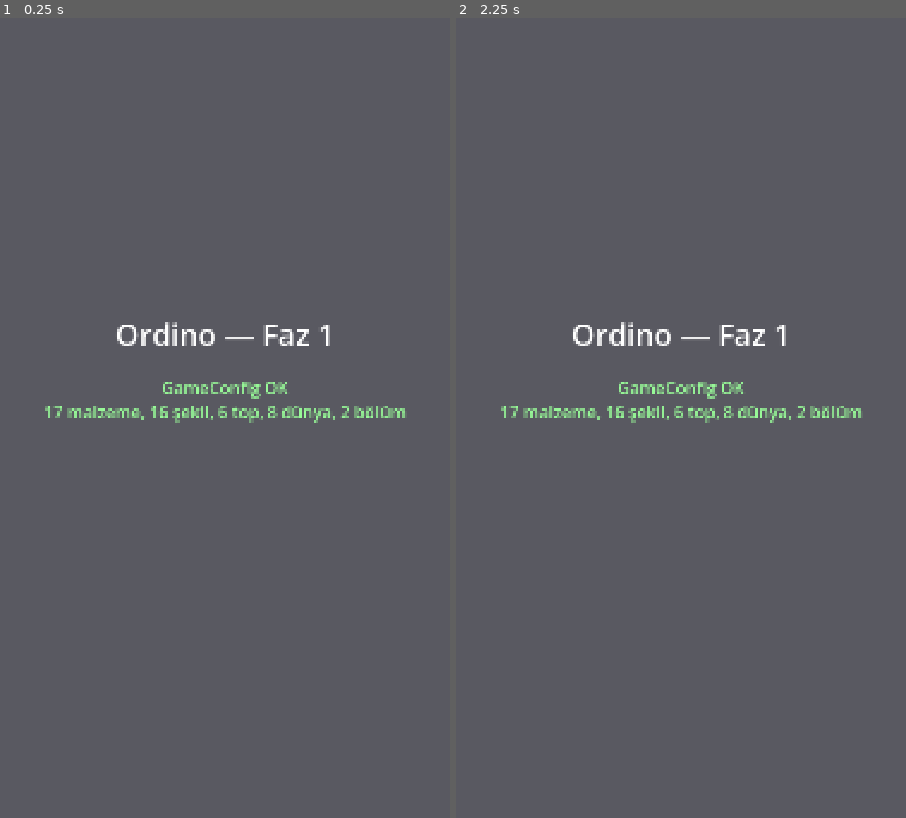
Above: before the commit, frames 1-2 (left to right).
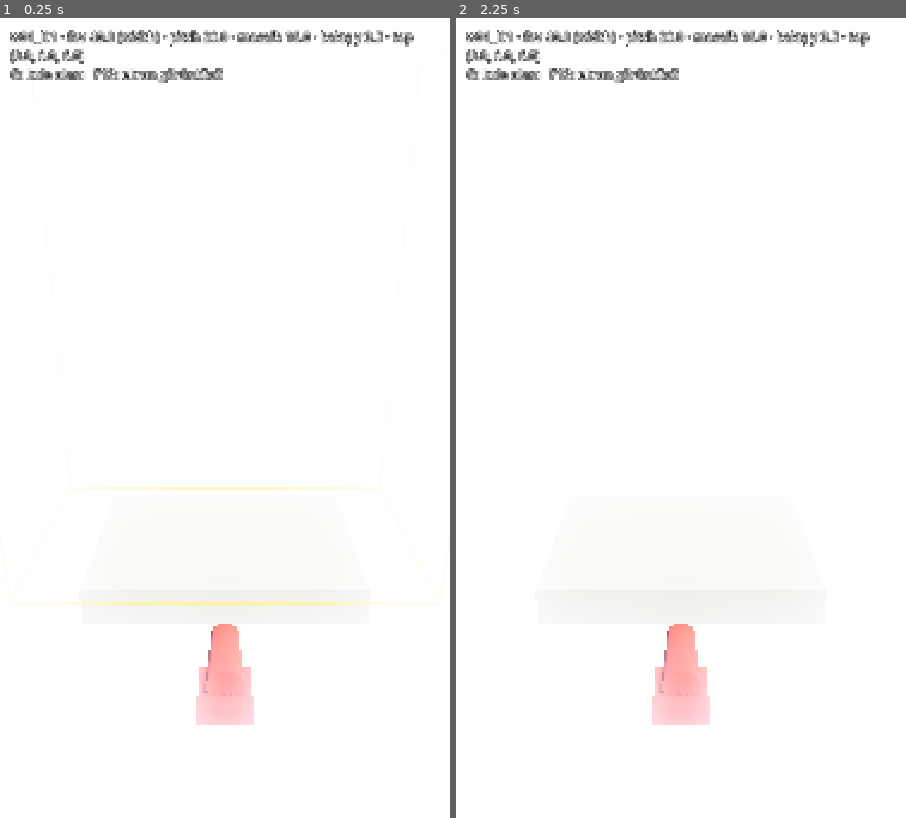
Above: after the commit, the same moments.

Repository: SenaAkyuz/gulleOyunu
Game: Godot game, scene res://src/main.tscn
Two runs of this game, one before a commit and one after it. Both use one fixed random seed, a clock stepped at 60 frames per second and the inputs below.
Inputs:
- Up to frame 1 (0.25 s): no input
- Up to frame 2 (2.25 s): tap Enter at 0.5, 2 s; tap G at 0.6, 1.35, 2.1 s; tap Space at 1.25 s

The runs differ from the first frame. In frame 1, 100% of the frame differs, in the area x 0-100%, y 0-100%; in frame 2, 100%.

Commit message:
Phase 1 step 3: level scene with fixed camera, platform, cannon placeholder
- LevelCamera built from rules.camera (+ level camera_override), keep_aspect width
- Platform sized from level JSON, physics from new rules.platform
- Cannon placeholder at rules.cannon.position, play-area guide (G key)
- DevTools autoload: F12 screenshot, --auto-screenshot for automated framing checks
- main scene jumps to the level when GameConfig is valid

Co-Authored-By: Claude Opus 5.5 <noreply@anthropic.com>

Diff:
--- a/game_data/rules.json
+++ b/game_data/rules.json
@@ -87,7 +87,16 @@
     "spark_min_impulse": 4.0,
     "_doc_taslak": "shake_trauma_per_impulse ve spark_min_impulse taslak; Faz 1 Adim 10-11'de Dev Panel ile ayarlanacak"
   },
+  "platform": {
+    "thickness": 1.0,
+    "friction": 0.8,
+    "bounce": 0.05,
+    "_doc": "Platform (kaide) fizik degerleri. Boyut (width x depth) bolum JSON'undan gelir; ust yuzey y=0."
+  },
   "dev": {
+    "start_level_id": "w01_l01",
+    "play_area_guide": { "min": [-5, 0, -3], "max": [5, 12, 3] },
+    "_doc_dev_guide": "start_level_id: F5 ile acilan bolum. play_area_guide: G tusuyla gosterilen oynanabilir kule alani (docs/03 2).",
     "stress_block_count": 120,
     "_doc": "Gelistirici araclari. stress_block_count: P tusuyla kurulan performans test kulesindeki blok sayisi (S-008)."
   },
--- a/project.godot
+++ b/project.godot
@@ -19,6 +19,7 @@
 
 EventBus="*res://src/autoload/event_bus.gd"
 GameConfig="*res://src/autoload/game_config.gd"
+DevTools="*res://src/autoload/dev_tools.gd"
 
 [display]
 
--- /dev/null
+++ b/src/autoload/dev_tools.gd
@@ -0,0 +1,48 @@
+extends Node
+## Developer helpers (debug builds only):
+## - F12: save a screenshot to res://_screenshots/ (git-ignored, Godot-ignored)
+## - command line "-- --auto-screenshot": save one screenshot shortly after start, then quit
+##   (lets Claude check the framing without a human).
+
+const SHOT_DIR := "res://_screenshots/"
+const AUTO_SHOT_ARG := "--auto-screenshot"
+## Frames to wait so the scene has rendered at least once with final camera/lighting.
+const AUTO_SHOT_DELAY_FRAMES := 20
+
+
+func _ready() -> void:
+	if not OS.is_debug_build():
+		set_process_unhandled_input(false)
+		return
+	if OS.get_cmdline_user_args().has(AUTO_SHOT_ARG):
+		_auto_screenshot()
+
+
+func _unhandled_input(event: InputEvent) -> void:
+	var key := event as InputEventKey
+	if key and key.pressed and not key.echo and key.keycode == KEY_F12:
+		save_screenshot()
+
+
+func save_screenshot() -> String:
+	var dir_abs := ProjectSettings.globalize_path(SHOT_DIR)
+	DirAccess.make_dir_recursive_absolute(dir_abs)
+	var gdignore := dir_abs.path_join(".gdignore")
+	if not FileAccess.file_exists(gdignore):
+		FileAccess.open(gdignore, FileAccess.WRITE).close()
+	var stamp := Time.get_datetime_string_from_system().replace(":", "-")
+	var path := dir_abs.path_join("shot_%s.png" % stamp)
+	var img := get_viewport().get_texture().get_image()
+	var err := img.save_png(path)
+	if err == OK:
+		print("Ekran görüntüsü kaydedildi: ", path)
+	else:
+		push_error("Ekran görüntüsü kaydedilemedi: %s (%s)" % [path, error_string(err)])
+	return path
+
+
+func _auto_screenshot() -> void:
+	for i in AUTO_SHOT_DELAY_FRAMES:
+		await get_tree().process_frame
+	save_screenshot()
+	get_tree().quit()
--- a/src/autoload/game_config.gd
+++ b/src/autoload/game_config.gd
@@ -20,7 +20,8 @@
 	"camera.look_at_height", "camera.keep_aspect",
 	"feel.shake_max_offset", "feel.shake_max_rotation_deg", "feel.shake_decay",
 	"feel.max_concurrent_bursts", "feel.shake_trauma_per_impulse", "feel.spark_min_impulse",
-	"dev.stress_block_count",
+	"platform.thickness", "platform.friction", "platform.bounce",
+	"dev.start_level_id", "dev.play_area_guide", "dev.stress_block_count",
 ]
 const VALID_AIM_MODES: PackedStringArray = ["tap_target", "drag_release"]
 const VALID_EDGE_RULES: PackedStringArray = ["com_outside_platform"]
--- /dev/null
+++ b/src/gameplay/level/level.tscn
@@ -0,0 +1,81 @@
+[gd_scene format=3]
+
+[ext_resource type="Script" path="res://src/gameplay/level/level_loader.gd" id="1_loader"]
+[ext_resource type="Script" path="res://src/gameplay/level/level_camera.gd" id="2_camera"]
+[ext_resource type="Script" path="res://src/gameplay/world/platform.gd" id="3_platform"]
+
+[sub_resource type="Environment" id="Env_grey"]
+background_mode = 1
+background_color = Color(0.55, 0.68, 0.78, 1)
+ambient_light_source = 2
+ambient_light_color = Color(0.75, 0.78, 0.82, 1)
+ambient_light_energy = 0.6
+tonemap_mode = 3
+glow_enabled = true
+
+[sub_resource type="StandardMaterial3D" id="Mat_cannon"]
+albedo_color = Color(0.7, 0.15, 0.12, 1)
+
+[sub_resource type="CylinderMesh" id="Mesh_barrel"]
+material = SubResource("Mat_cannon")
+top_radius = 0.28
+bottom_radius = 0.35
+height = 1.4
+
+[sub_resource type="BoxMesh" id="Mesh_cannon_base"]
+material = SubResource("Mat_cannon")
+size = Vector3(1, 0.4, 1)
+
+[sub_resource type="StandardMaterial3D" id="Mat_guide"]
+shading_mode = 0
+albedo_color = Color(1, 0.85, 0.2, 1)
+no_depth_test = true
+
+[node name="Level" type="Node3D"]
+script = ExtResource("1_loader")
+
+[node name="WorldEnvironment" type="WorldEnvironment" parent="."]
+environment = SubResource("Env_grey")
+
+[node name="DirectionalLight3D" type="DirectionalLight3D" parent="."]
+rotation = Vector3(-0.9, 0.6, 0)
+shadow_enabled = true
+
+[node name="Camera3D" type="Camera3D" parent="."]
+script = ExtResource("2_camera")
+current = true
+
+[node name="Platform" type="StaticBody3D" parent="."]
+script = ExtResource("3_platform")
+
+[node name="Tower" type="Node3D" parent="."]
+
+[node name="CannonPlaceholder" type="Node3D" parent="."]
+
+[node name="Base" type="MeshInstance3D" parent="CannonPlaceholder"]
+position = Vector3(0, 0.2, 0)
+mesh = SubResource("Mesh_cannon_base")
+
+[node name="Barrel" type="MeshInstance3D" parent="CannonPlaceholder"]
+position = Vector3(0, 0.6, -0.5)
+rotation = Vector3(-1.5708, 0, 0)
+mesh = SubResource("Mesh_barrel")
+
+[node name="AreaGuide" type="MeshInstance3D" parent="."]
+material_override = SubResource("Mat_guide")
+
+[node name="HUD" type="CanvasLayer" parent="."]
+
+[node name="InfoLabel" type="Label" parent="HUD"]
+anchors_preset = 10
+anchor_right = 1.0
+offset_left = 24.0
+offset_top = 24.0
+offset_right = -24.0
+offset_bottom = 140.0
+grow_horizontal = 2
+theme_override_colors/font_outline_color = Color(0, 0, 0, 1)
+theme_override_constants/outline_size = 8
+theme_override_font_sizes/font_size = 30
+text = "..."
+autowrap_mode = 3
--- /dev/null
+++ b/src/gameplay/level/level_camera.gd
@@ -0,0 +1,16 @@
+class_name LevelCamera
+extends Camera3D
+## Fixed perspective camera (S-007). All values come from rules.camera, optionally merged with
+## the level's camera_override. Orbits the look-at point (0, look_at_height, 0) by yaw/pitch.
+
+
+func configure(cfg: Dictionary) -> void:
+	projection = PROJECTION_PERSPECTIVE
+	fov = float(cfg["fov_deg"])
+	keep_aspect = KEEP_WIDTH if str(cfg["keep_aspect"]) == "width" else KEEP_HEIGHT
+	var target := Vector3(0.0, float(cfg["look_at_height"]), 0.0)
+	var pitch := deg_to_rad(float(cfg["pitch_deg"]))
+	var yaw := deg_to_rad(float(cfg["yaw_deg"]))
+	var offset := Vector3(0.0, sin(pitch), cos(pitch)) * float(cfg["distance"])
+	global_position = target + offset.rotated(Vector3.UP, yaw)
+	look_at(target, Vector3.UP)
--- /dev/null
+++ b/src/gameplay/level/level_loader.gd
@@ -0,0 +1,80 @@
+extends Node3D
+## Builds a level from its JSON (docs/02 §4.2).
+## Step 3: camera, platform, cannon placeholder and the play-area guide (G key).
+## Blocks (Step 4), cannon (Step 6) and referee (Step 9) are added in later steps.
+
+## Empty = rules.dev.start_level_id
+@export var level_id: String = ""
+
+var level_data: Dictionary = {}
+
+@onready var _camera: LevelCamera = $Camera3D
+@onready var _platform: Platform = $Platform
+@onready var _cannon_marker: Node3D = $CannonPlaceholder
+@onready var _area_guide: MeshInstance3D = $AreaGuide
+@onready var _info: Label = $HUD/InfoLabel
+
+
+func _ready() -> void:
+	if level_id.is_empty():
+		level_id = str(GameConfig.rule("dev.start_level_id"))
+	level_data = GameConfig.level(level_id)
+	if level_data.is_empty():
+		push_error("Level: bölüm yüklenemedi: " + level_id)
+		return
+
+	var cam_cfg := _camera_settings()
+	_camera.configure(cam_cfg)
+
+	var plat: Dictionary = level_data.get("platform", {})
+	_platform.build(float(plat.get("width")), float(plat.get("depth")))
+
+	var cannon_pos := _vec3(GameConfig.rule("cannon.position"))
+	_cannon_marker.position = cannon_pos
+	_cannon_marker.look_at(Vector3(0.0, cannon_pos.y, 0.0), Vector3.UP)
+
+	_build_area_guide()
+	_info.text = "%s · fov %s (%s) · pitch %s · mesafe %s · bakış y %s · top %s\nG: kule alanı   F12: ekran görüntüsü" % [
+		level_id, cam_cfg["fov_deg"], cam_cfg["keep_aspect"], cam_cfg["pitch_deg"],
+		cam_cfg["distance"], cam_cfg["look_at_height"], cannon_pos]
+
+
+func _unhandled_input(event: InputEvent) -> void:
+	var key := event as InputEventKey
+	if key and key.pressed and not key.echo and key.keycode == KEY_G:
+		_area_guide.visible = not _area_guide.visible
+
+
+## rules.camera, overridden key-by-key by level.camera_override (docs/02 §2).
+func _camera_settings() -> Dictionary:
+	var cfg: Dictionary = (GameConfig.rule("camera") as Dictionary).duplicate()
+	var override: Variant = level_data.get("camera_override")
+	if override is Dictionary:
+		cfg.merge(override, true)
+	return cfg
+
+
+## Yellow wireframe box of the playable tower area (rules.dev.play_area_guide).
+func _build_area_guide() -> void:
+	var guide: Dictionary = GameConfig.rule("dev.play_area_guide")
+	var a := _vec3(guide["min"])
+	var b := _vec3(guide["max"])
+	var c: Array[Vector3] = [
+		Vector3(a.x, a.y, a.z), Vector3(b.x, a.y, a.z), Vector3(b.x, a.y, b.z), Vector3(a.x, a.y, b.z),
+		Vector3(a.x, b.y, a.z), Vector3(b.x, b.y, a.z), Vector3(b.x, b.y, b.z), Vector3(a.x, b.y, b.z)]
+	var edges: Array[Vector2i] = [
+		Vector2i(0, 1), Vector2i(1, 2), Vector2i(2, 3), Vector2i(3, 0),
+		Vector2i(4, 5), Vector2i(5, 6), Vector2i(6, 7), Vector2i(7, 4),
+		Vector2i(0, 4), Vector2i(1, 5), Vector2i(2, 6), Vector2i(3, 7)]
+	var mesh := ImmediateMesh.new()
+	mesh.surface_begin(Mesh.PRIMITIVE_LINES)
+	for e in edges:
+		mesh.surface_add_vertex(c[e.x])
+		mesh.surface_add_vertex(c[e.y])
+	mesh.surface_end()
+	_area_guide.mesh = mesh
+
+
+static func _vec3(v: Variant) -> Vector3:
+	var arr: Array = v
+	return Vector3(float(arr[0]), float(arr[1]), float(arr[2]))
--- /dev/null
+++ b/src/gameplay/physics_layers.gd
@@ -0,0 +1,12 @@
+class_name PhysicsLayers
+extends RefCounted
+## Collision layer bit values (engine plumbing, not game rules). Layer N = bit 1 << (N-1).
+
+const PLATFORM: int = 1 << 0  # layer 1
+const BLOCK: int = 1 << 1     # layer 2
+const CORE: int = 1 << 2      # layer 3
+const BALL: int = 1 << 3      # layer 4
+const DEBRIS: int = 1 << 4    # layer 5
+
+## What the tap_target ray may hit (never the ball or cosmetic debris).
+const AIM_RAY_MASK: int = PLATFORM | BLOCK | CORE
--- /dev/null
+++ b/src/gameplay/world/platform.gd
@@ -0,0 +1,42 @@
+class_name Platform
+extends StaticBody3D
+## The plinth the tower stands on. Top surface is y = 0, centred at the origin (docs/03 §2).
+## Size comes from the level JSON, thickness/friction/bounce from rules.platform.
+## The edge rule (Step 5) reads half_width / half_depth.
+
+## Grey-box placeholder look (Faz 7 replaces it with a per-world mesh).
+const PLACEHOLDER_COLOR := Color(0.62, 0.6, 0.56)
+
+var half_width: float = 0.0
+var half_depth: float = 0.0
+
+
+func build(width: float, depth: float) -> void:
+	half_width = width / 2.0
+	half_depth = depth / 2.0
+	var thickness := float(GameConfig.rule("platform.thickness"))
+	var size := Vector3(width, thickness, depth)
+
+	var shape := BoxShape3D.new()
+	shape.size = size
+	var col := CollisionShape3D.new()
+	col.shape = shape
+	col.position.y = -thickness / 2.0
+	add_child(col)
+
+	var mesh := BoxMesh.new()
+	mesh.size = size
+	var mat := StandardMaterial3D.new()
+	mat.albedo_color = PLACEHOLDER_COLOR
+	mesh.material = mat
+	var mi := MeshInstance3D.new()
+	mi.mesh = mesh
+	mi.position.y = -thickness / 2.0
+	add_child(mi)
+
+	var pm := PhysicsMaterial.new()
+	pm.friction = float(GameConfig.rule("platform.friction"))
+	pm.bounce = float(GameConfig.rule("platform.bounce"))
+	physics_material_override = pm
+	collision_layer = PhysicsLayers.PLATFORM
+	collision_mask = 0
--- a/src/main.gd
+++ b/src/main.gd
@@ -1,5 +1,8 @@
 extends Node
-## Temporary Phase 1 start screen: shows whether GameConfig loaded game_data correctly.
+## Phase 1 entry point: if GameConfig loaded game_data correctly, go straight to the level;
+## otherwise stay here and show the errors in red.
+
+const LEVEL_SCENE := "res://src/gameplay/level/level.tscn"
 
 @onready var _status: Label = $Status
 
@@ -8,6 +11,7 @@
 	if GameConfig.is_valid():
 		_status.text = "GameConfig OK\n" + GameConfig.summary()
 		_status.add_theme_color_override("font_color", Color.PALE_GREEN)
+		get_tree().change_scene_to_file.call_deferred(LEVEL_SCENE)
 	else:
 		_status.text = "GameConfig HATA:\n" + "\n".join(GameConfig.errors)
 		_status.add_theme_color_override("font_color", Color.TOMATO)
Not shown, added: src/autoload/dev_tools.gd.uid
Not shown, added: src/gameplay/level/level_camera.gd.uid
Not shown, added: src/gameplay/level/level_loader.gd.uid
Not shown, added: src/gameplay/physics_layers.gd.uid
Not shown, added: src/gameplay/world/platform.gd.uid
